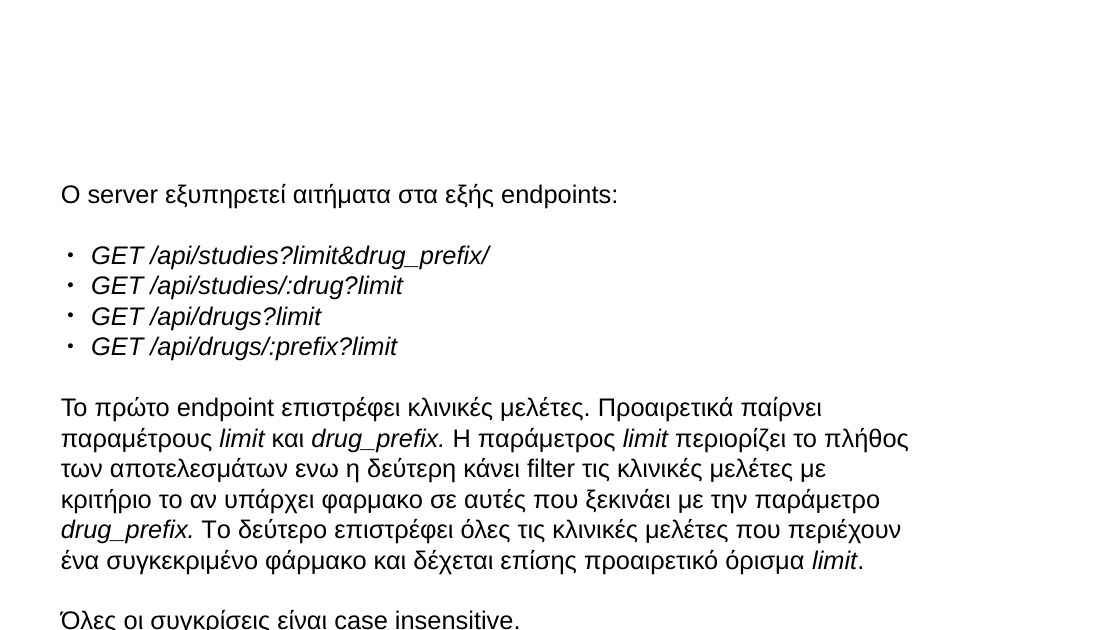
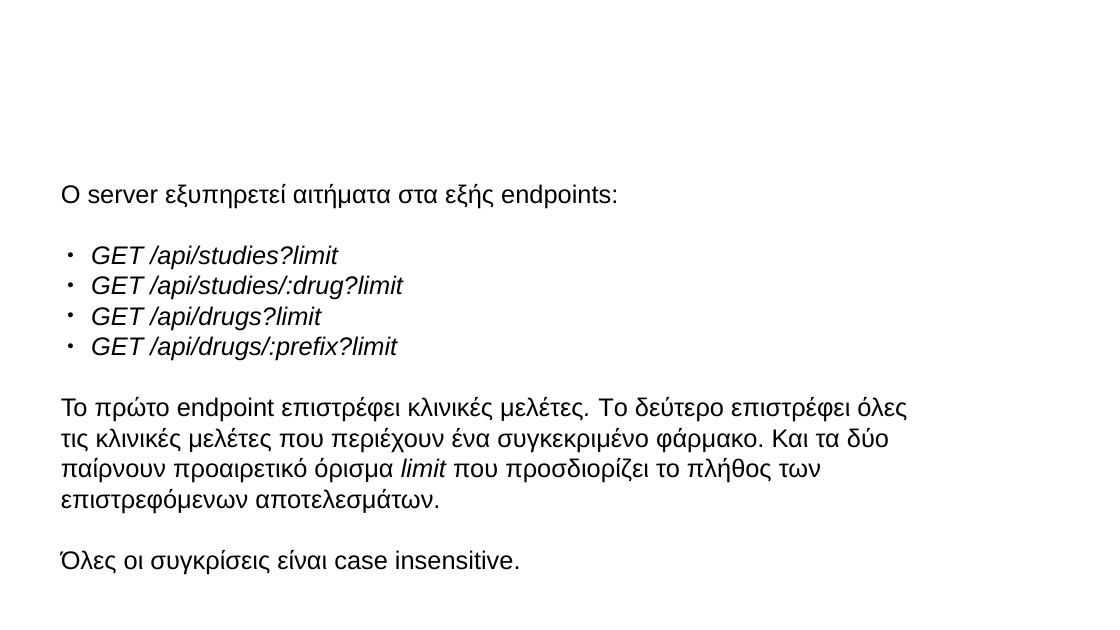
Before and after one commit to vxanthop/GTOV-clinical-trials, a slide deck: slide 8 of docs/presentation.odp. Drawn at 1120x630 pixels with LibreOffice and Linux fonts; fonts in the diff are those of the drawing; background and template pictures are left out. Boxes give left, top, right and bottom in pixels: in the first picture for what was removed or moved away, otherwise in the second. Text is boxed around its words. In the diff, an @@ line names an element or a change of style, - is before the commit and + after.

Commit message:
Minor fixez, updated the ppt presentation

```diff
--- a/docs/presentation.odp
+++ b/docs/presentation.odp
@@ text at <box>91,245,338,269</box>: text changed @@
-● GET /api/studies?limit&drug_prefix/
+● GET /api/studies?limit
@@ text at <box>61,397,907,513</box>: text changed @@
-Το πρώτο endpoint επιστρέφει κλινικές μελέτες. Προαιρετικά παίρνει παραμέτρους limit και drug_prefix. Η παράμετρος limit περιορίζει το πλήθος των αποτελεσμάτων ενω η δεύτερη κάνει filter τις κλινικές μελέτες με κριτήριο το αν υπάρχει φαρμακο σε αυτές που ξεκινάει με την παράμετρο drug_prefix. Tο δεύτερο επιστρέφει όλες τις κλινικές μελέτες που περιέχουν ένα συγκεκριμένο φάρμακο και δέχεται επίσης προαιρετικό όρισμα limit.
+Το πρώτο endpoint επιστρέφει κλινικές μελέτες. Tο δεύτερο επιστρέφει όλες τις κλινικές μελέτες που περιέχουν ένα συγκεκριμένο φάρμακο. Και τα δύο παίρνουν προαιρετικό όρισμα limit που προσδιορίζει το πλήθος των επιστρεφόμενων αποτελεσμάτων.
```
Also in this commit, not shown: 3 other files.
